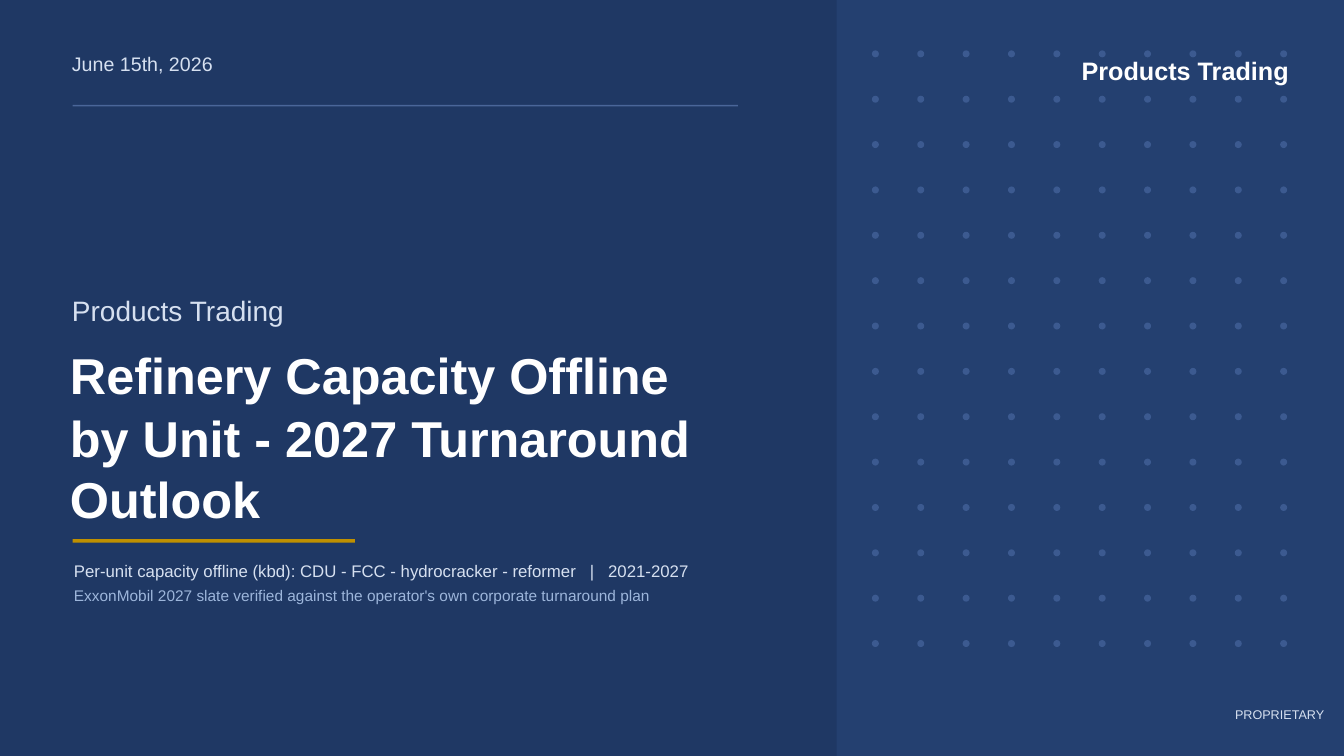
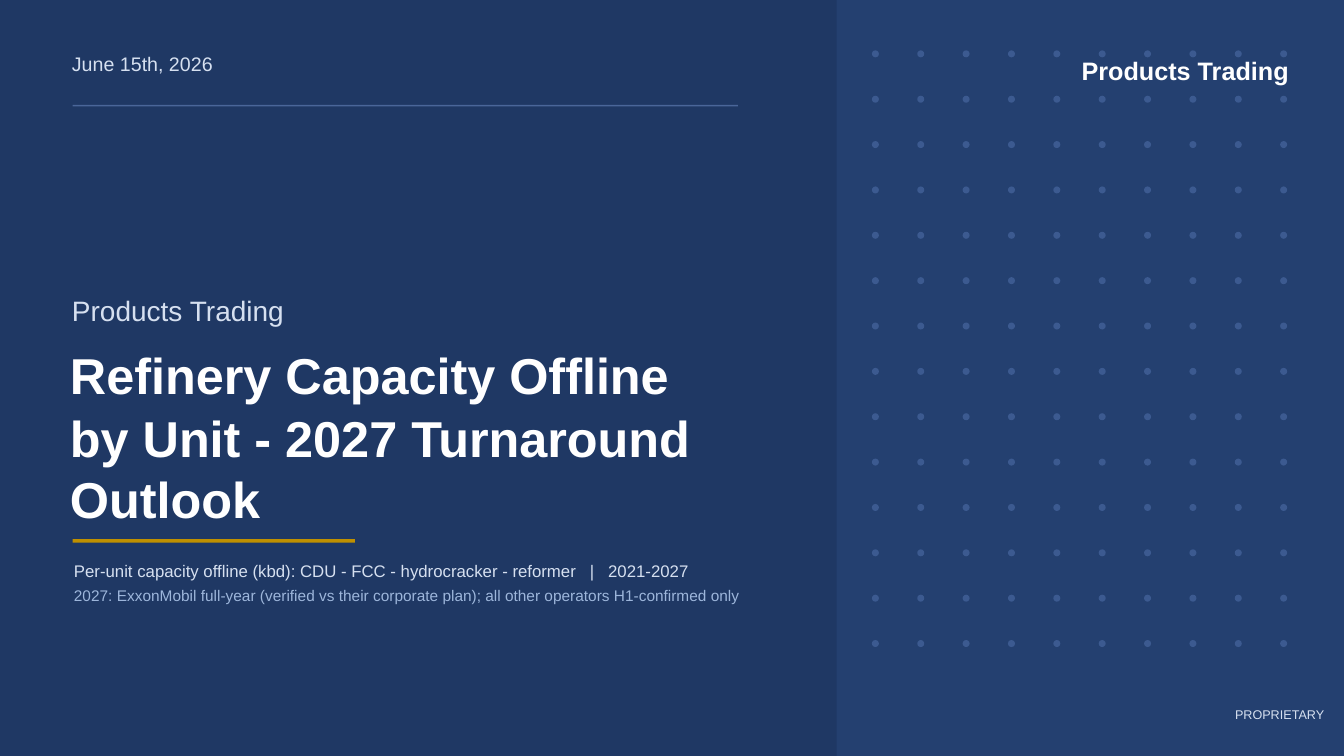
Before and after one commit to HoldenCole/Outages-script, a slide deck: slide 1 of output/outage_deck.pptx. Drawn at 1344x756 pixels with LibreOffice and Linux fonts; fonts in the diff are those of the drawing. Boxes give left, top, right and bottom in pixels: in the first picture for what was removed or moved away, otherwise in the second. Text is boxed around its words. In the diff, an @@ line names an element or a change of style, - is before the commit and + after.

```diff
--- a/output/outage_deck.pptx
+++ b/output/outage_deck.pptx
@@ text at (74, 590, 739, 604): text changed @@
-ExxonMobil 2027 slate verified against the operator's own corporate turnaround plan
+2027: ExxonMobil full-year (verified vs their corporate plan); all other operators H1-confirmed only
```
Also in this commit, not shown: 6 other slides changed, 1 slide added, 4 other files.
